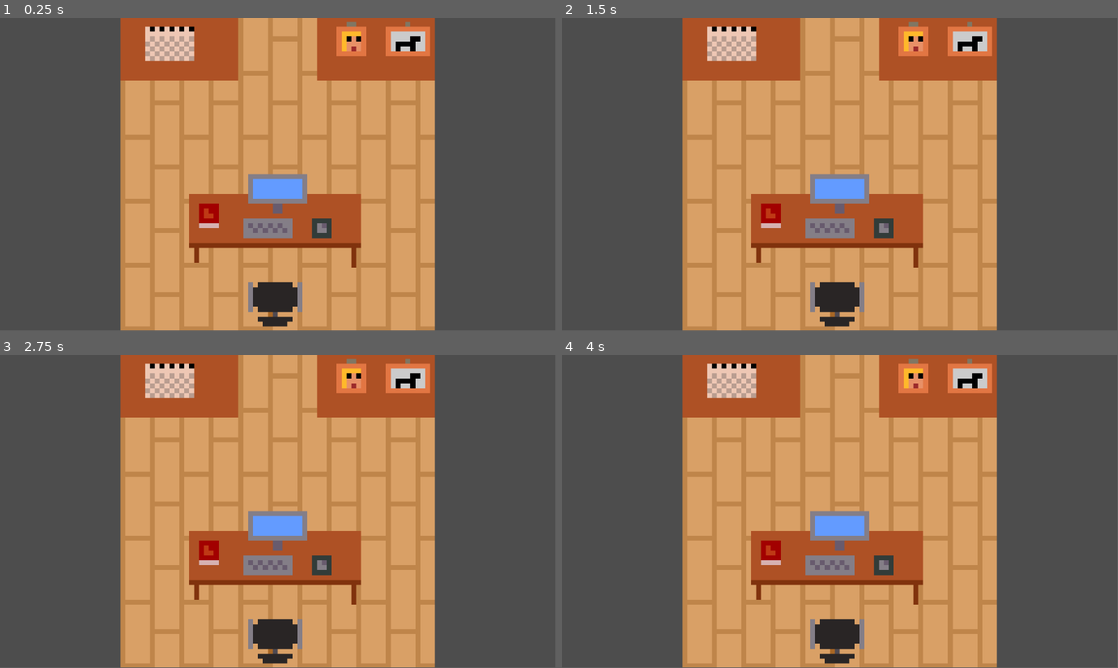
Above: before the commit, frames 1-4 (two rows, left to right).
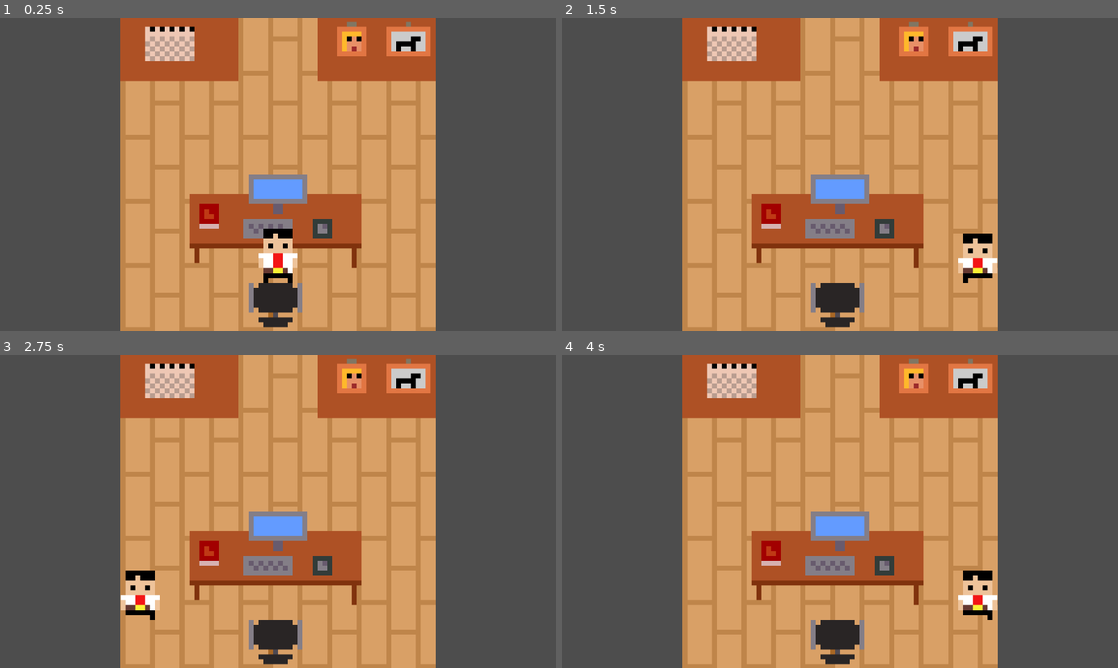
Above: after the commit, the same moments.

Repository: GustavoMGreco/Dismissal_Escape
Game: Godot game, scene res://cenas/inicio.tscn
Two runs of this game, one before a commit and one after it. Both use one fixed random seed, a clock stepped at 60 frames per second and the inputs below.
Inputs:
- Up to frame 1 (0.25 s): no input
- Up to frame 2 (1.5 s): tap Enter (ui_accept) at 0.5, 0.6, 0.77, 1.07, 1.25, 1.35 s; hold Right (ui_right) from 0.53 s (still down)
- Up to frame 3 (2.75 s): tap Enter (ui_accept) at 1.52, 1.82, 2, 2.1 s; release Right (ui_right) at 2.03 s; hold Left (ui_left) from 2.03 s (still down)
- Up to frame 4 (4 s): release Left (ui_left) at 2.78 s; hold Right (ui_right) from 2.78 s (still down); tap Enter (ui_accept) at 2.85, 3.02, 3.32, 3.6, 3.77 s
In our replay, the window is 799x449 before the commit and 800x450 after it. These sizes can differ from the game's own. Grey fills any space a smaller window leaves; there, only what the larger window draws over its background counts as a difference.

The runs differ from the first frame. In frame 1, 2.6% of the frame differs, in the area x 21-79%, y 0-100%; in frame 2, 2.6%; in frame 3, 2.6%; in frame 4, 2.6%.

Commit message:
Correção de movimentação e adição de sprites

Diff:
--- /dev/null
+++ b/cenas/cartaDoMal.tscn
@@ -0,0 +1,10 @@
+[gd_scene load_steps=2 format=3 uid="uid://c5ta514d0kn7t"]
+
+[sub_resource type="SpriteFrames" id="SpriteFrames_cbhng"]
+
+[node name="CharacterBody2D" type="CharacterBody2D"]
+
+[node name="CollisionShape2D" type="CollisionShape2D" parent="."]
+
+[node name="AnimatedSprite2D" type="AnimatedSprite2D" parent="."]
+sprite_frames = SubResource("SpriteFrames_cbhng")
--- a/cenas/inicio.tscn
+++ b/cenas/inicio.tscn
@@ -1,15 +1,15 @@
-[gd_scene load_steps=4 format=3 uid="uid://bbvw1qp486hym"]
+[gd_scene load_steps=5 format=3 uid="uid://bbvw1qp486hym"]
 
 [ext_resource type="Texture2D" uid="uid://bfe06qrmb3iba" path="res://assets/sprites/cenário/escritório.png" id="1_jbx0p"]
 [ext_resource type="PackedScene" uid="uid://mq6701mwslwt" path="res://cenas/prota.tscn" id="2_uvi1v"]
 
 [sub_resource type="RectangleShape2D" id="RectangleShape2D_00btm"]
-size = Vector2(64, 64)
+size = Vector2(12, 64)
+
+[sub_resource type="RectangleShape2D" id="RectangleShape2D_uvi1v"]
+size = Vector2(12, 64)
 
 [node name="Node2D" type="Node2D"]
-
-[node name="Camera2D" type="Camera2D" parent="."]
-zoom = Vector2(10.2, 10.2)
 
 [node name="TextureRect" type="TextureRect" parent="."]
 texture_filter = 1
@@ -19,26 +19,21 @@
 offset_bottom = 32.0
 texture = ExtResource("1_jbx0p")
 
-[node name="Area2D" type="Area2D" parent="."]
-disable_mode = 1
-
-[node name="CollisionShape2D" type="CollisionShape2D" parent="Area2D"]
-position = Vector2(-64, 0)
-shape = SubResource("RectangleShape2D_00btm")
-
-[node name="Area2D2" type="Area2D" parent="."]
-disable_mode = 1
-
-[node name="CollisionShape2D" type="CollisionShape2D" parent="Area2D2"]
-position = Vector2(64, 0)
-shape = SubResource("RectangleShape2D_00btm")
+[node name="Camera2D" type="Camera2D" parent="TextureRect"]
+position = Vector2(32, 32)
+zoom = Vector2(17, 17)
 
 [node name="protag" parent="." instance=ExtResource("2_uvi1v")]
 position = Vector2(0, 20)
 
-[node name="chao" type="Area2D" parent="."]
-disable_mode = 1
+[node name="StaticBody2D" type="StaticBody2D" parent="."]
 
-[node name="CollisionShape2D" type="CollisionShape2D" parent="chao"]
-position = Vector2(0, 54)
+[node name="CollisionShape2D" type="CollisionShape2D" parent="StaticBody2D"]
+position = Vector2(38, 0)
 shape = SubResource("RectangleShape2D_00btm")
+
+[node name="StaticBody2D2" type="StaticBody2D" parent="."]
+
+[node name="CollisionShape2D" type="CollisionShape2D" parent="StaticBody2D2"]
+position = Vector2(-38, 0)
+shape = SubResource("RectangleShape2D_uvi1v")
--- a/cenas/prota.tscn
+++ b/cenas/prota.tscn
@@ -59,6 +59,8 @@
 position = Vector2(0, -6)
 sprite_frames = SubResource("SpriteFrames_65ng4")
 animation = &"idle"
+autoplay = "idle"
+frame_progress = 0.840414
 script = SubResource("GDScript_nl6mb")
 
 [node name="CollisionShape2D" type="CollisionShape2D" parent="."]
--- a/project.godot
+++ b/project.godot
@@ -15,6 +15,13 @@
 config/features=PackedStringArray("4.4", "Mobile")
 config/icon="res://icon.svg"
 
+[display]
+
+window/size/viewport_width=1920
+window/size/viewport_height=1080
+window/stretch/mode="viewport"
+window/stretch/aspect="expand"
+
 [rendering]
 
 renderer/rendering_method="mobile"
--- a/scripts/prota.gd
+++ b/scripts/prota.gd
@@ -1,25 +1,22 @@
 extends CharacterBody2D
 
 
-const SPEED = 300.0
+const SPEED = 100.0
 const JUMP_VELOCITY = -400.0
 
 
 func _physics_process(delta: float) -> void:
-	# Add the gravity.
-	if not is_on_floor():
-		velocity += get_gravity() * delta
 
-	# Handle jump.
-	if Input.is_action_just_pressed("ui_accept") and is_on_floor():
-		velocity.y = JUMP_VELOCITY
 
 	# Get the input direction and handle the movement/deceleration.
 	# As good practice, you should replace UI actions with custom gameplay actions.
 	var direction := Input.get_axis("ui_left", "ui_right")
 	if direction:
 		velocity.x = direction * SPEED
+		$AnimatedSprite2D.animation = "run"
 	else:
 		velocity.x = move_toward(velocity.x, 0, SPEED)
+		$AnimatedSprite2D.animation = "idle"
+
 
 	move_and_slide()
Binary file added: assets/sprites/personagens/cartaDoMal.png
Not shown, added: assets/sprites/personagens/cartaDoMal.png.import
